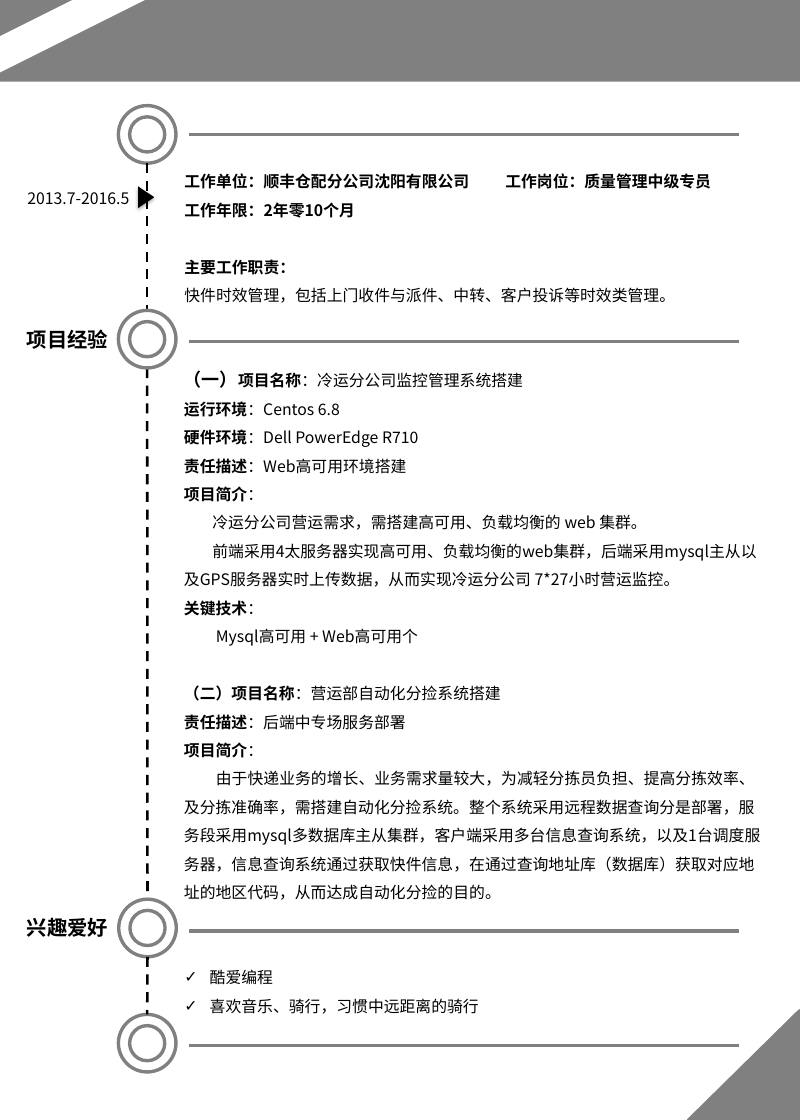
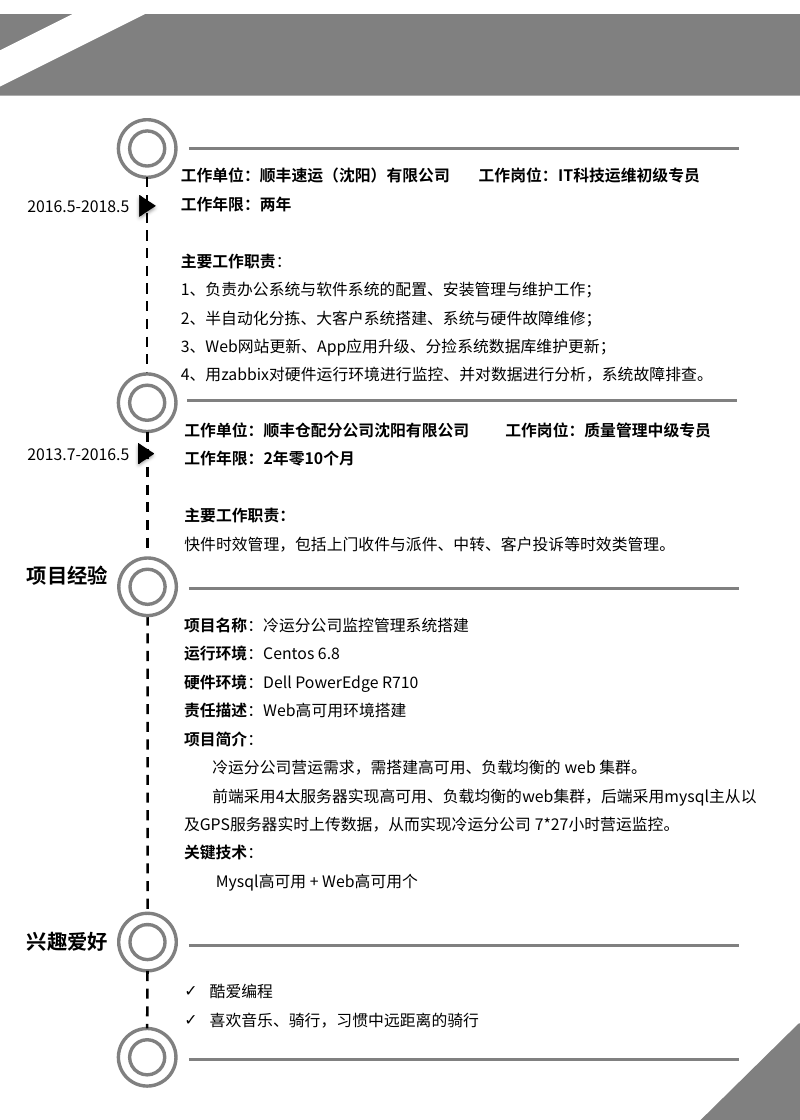
Before and after one commit to FirewoodBloody/Linux, a slide deck: slide 3 of 简历/柴雪新的个人简历-0630.pptx. Drawn at 800x1120 pixels with LibreOffice and Linux fonts; fonts in the diff are those of the drawing. Boxes give left, top, right and bottom in pixels: in the first picture for what was removed or moved away, otherwise in the second. Text is boxed around its words. In the diff, an @@ line names an element or a change of style, - is before the commit and + after.

```diff
--- a/简历/柴雪新的个人简历-0630.pptx
+++ b/简历/柴雪新的个人简历-0630.pptx
@@ line moved from (147, 163) - (147, 311) to (147, 177) - (147, 376) @@
@@ text added at [181,167,713,382], 14 pt, text #000000 @@
+工作单位：顺丰速运（沈阳）有限公司 工作岗位：IT科技运维初级专员
+工作年限：两年
+主要工作职责：
+1、负责办公系统与软件系统的配置、安装管理与维护工作；
+2、半自动化分拣、大客户系统搭建、系统与硬件故障维修；
+3、Web网站更新、App应用升级、分捡系统数据库维护更新；
+4、用zabbix对硬件运行环境进行监控、并对数据进行分析，系统故障排查。
@@ text added at [27,200,129,212], 14 pt, text #000000 @@
+2016.5-2018.5
@@ flow chart merge added at [139,195,155,216], fill #000000 @@
@@ donut added at [119,374,176,432], fill #FFFFFF, outline #808080 3 pt @@
@@ line added from (188, 401) to (737, 401), #808080 3 pt @@
@@ text "2013.7-2016.5": place and size @@
-text "2013.7-2016.5" at [27,192,129,204]
+text "2013.7-2016.5" at [27,448,129,460]
@@ flow chart merge: place and size @@
-flow chart merge at [138,187,154,208]
+flow chart merge at [138,443,154,464]
@@ line added from (147, 432) to (147, 554), #000000 2.25 pt dashed @@
@@ text "项目经验": place and size @@
-text "项目经验" at [27,329,108,349]
+text "项目经验" at [27,565,108,585]
@@ 1 text, 1 line, 1 donut: place and size @@
-1 text, 1 line, 1 donut at [119,173,739,368]
+1 text, 1 line, 1 donut at [119,422,739,616]
@@ line moved from (147, 368) - (148, 899) to (148, 616) - (148, 927) @@
@@ text "项目名称：冷运分公司监控管理系统搭建": place and size @@
-text "项目名称：冷运分公司监控管理系统搭建" at [184,370,760,900]
+text "项目名称：冷运分公司监控管理系统搭建" at [184,617,756,891]
@@ text at [184,617,469,633]: text changed @@
-（一）项目名称：冷运分公司监控管理系统搭建
+项目名称：冷运分公司监控管理系统搭建
@@ text at [184,685,760,900]: paragraphs removed @@
-（二）项目名称：营运部自动化分捡系统搭建
-责任描述：后端中专场服务部署
-项目简介：
-由于快递业务的增长、业务需求量较大，为减轻分拣员负担、提高分拣效率、及分拣准确率，需搭建自动化分捡系统。整个系统采用远程数据查询分是部署，服务段采用mysql多数据库主从集群，客户端采用多台信息查询系统，以及1台调度服务器，信息查询系统通过获取快件信息，在通过查询地址库（数据库）获取对应地址的地区代码，从而达成自动化分捡的目的。
@@ 4 lines, 3 donuts, 2 texts, 1 rectangle, 1 diag stripe, 1 right triangle: place and size @@
-4 lines, 3 donuts, 2 texts, 1 rectangle, 1 diag stripe, 1 right triangle at [0,0,800,1120]
+4 lines, 3 donuts, 2 texts, 1 rectangle, 1 diag stripe, 1 right triangle at [0,14,800,1120]
```
Also in this commit, not shown: 1 other slide changed.
